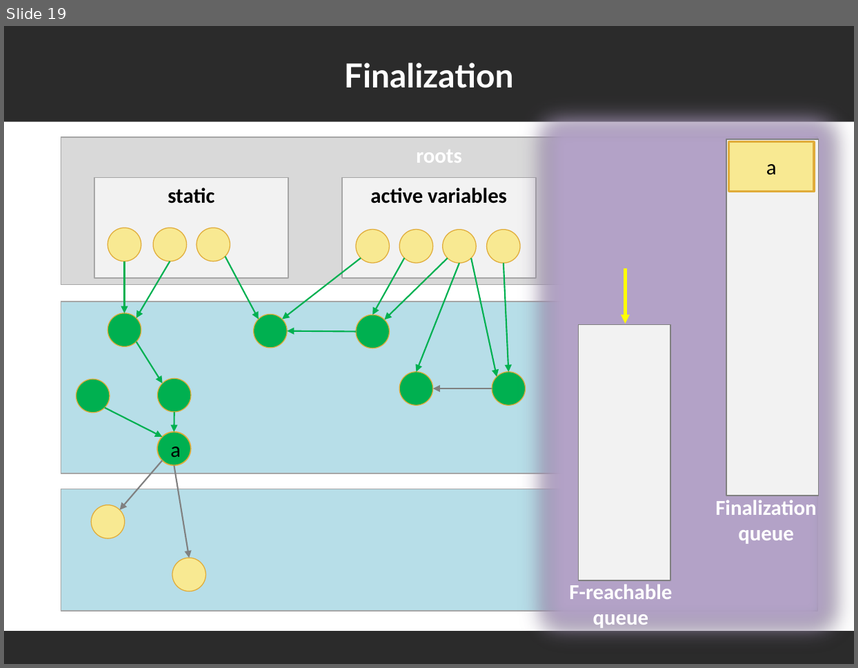
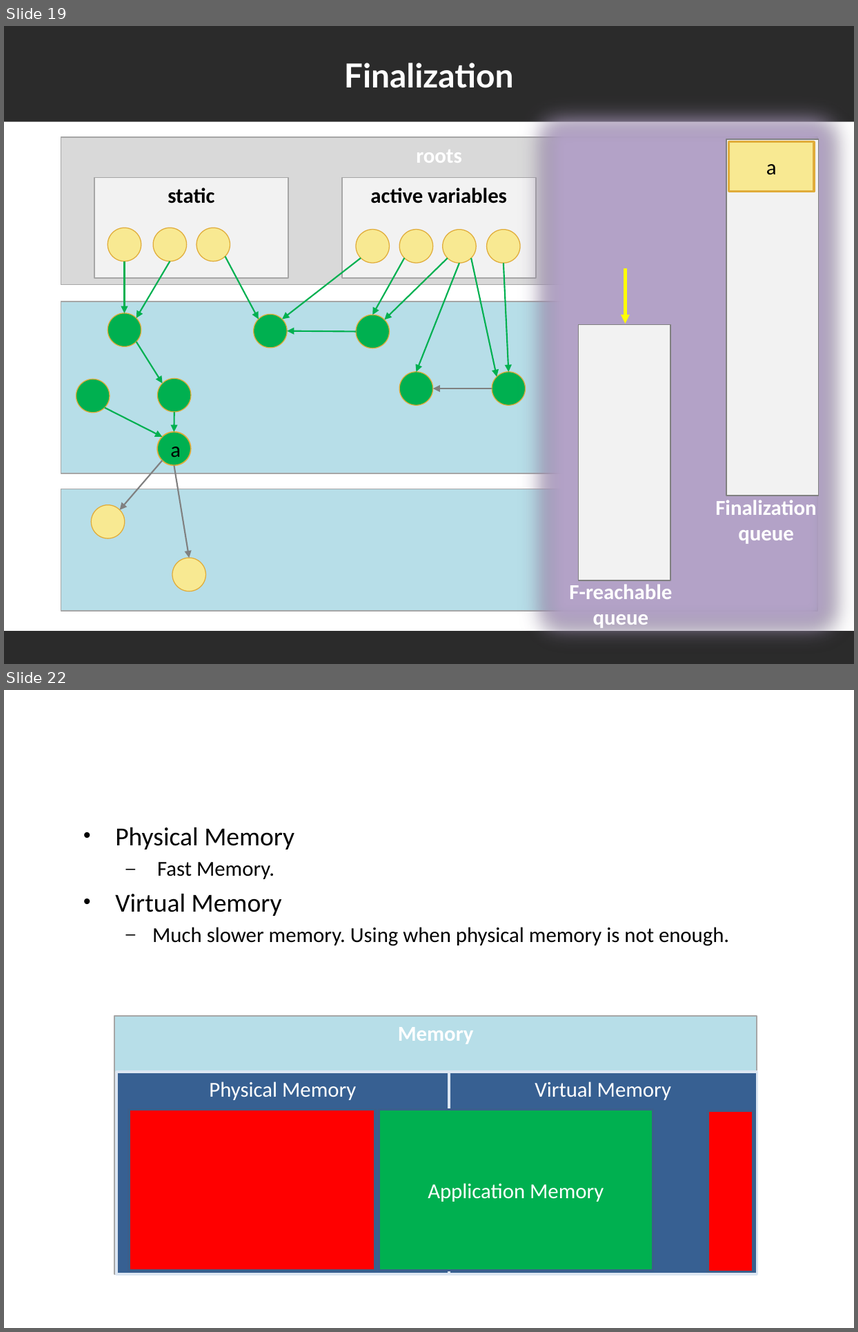
Before and after one commit to yuriyshapovalov/slides, a slide deck: ppt/Garbage Collection and Memory Leak Avoidance in .NET.pptx. Shown one above the other, each under a label of ours: slide 19 before the commit, slides 19 and 22 after it; the slides between them are not shown. The pictures are 858x668 and 858x1332 pixels, drawn with LibreOffice and Linux fonts; fonts in the diff are those of the drawing; background and template pictures are left out; a plain dark background stands for a picture behind light text. Boxes give left, top, right and bottom in pixels: in the first picture for what was removed or moved away, otherwise in the second. Text is boxed around its words. In the diff, an @@ line names an element or a change of style, - is before the commit and + after.

Commit message:
Updated section about memory leaks

```diff
--- a/ppt/Garbage Collection and Memory Leak Avoidance in .NET.pptx
+++ b/ppt/Garbage Collection and Memory Leak Avoidance in .NET.pptx
@@ slide 22 added at (4,690,854,1328), background picture (left out) @@
@@ title added at (34,715,824,763), 28 pt, text #FFFFFF, bold @@
+Performance decrease
@@ text added at (115,827,729,946), 18 pt, text #000000 @@
+• Physical Memory
+  – Fast Memory.
+• Virtual Memory
+  – Much slower memory. Using when physical memory is not enough.
@@ rectangle added at (114,1016,757,1274), fill #B7DEE8, outline #A6A6A6 1 pt, 18 pt, text #FFFFFF, bold @@
+Memory
@@ rectangle added at (116,1072,448,1274), fill #376092, outline #DCE6F2 2 pt, 18 pt, text #FFFFFF @@
+Physical Memory
@@ rectangle added at (450,1072,757,1274), fill #376092, outline #DCE6F2 2 pt, 18 pt, text #FFFFFF @@
+Virtual Memory
@@ rectangle added at (129,1109,375,1270), fill #FF0000, outline #3A5F8C 2 pt @@
@@ rectangle added at (379,1109,653,1270), fill #00B050, outline #3A5F8C 2 pt, 18 pt, text #FFFFFF @@
+Application Memory
@@ rectangle added at (708,1111,753,1272), fill #FF0000, outline #3A5F8C 2 pt @@
```
Also in this commit, not shown: 1 slide changed, 4 other slides added, 1 slide removed.
